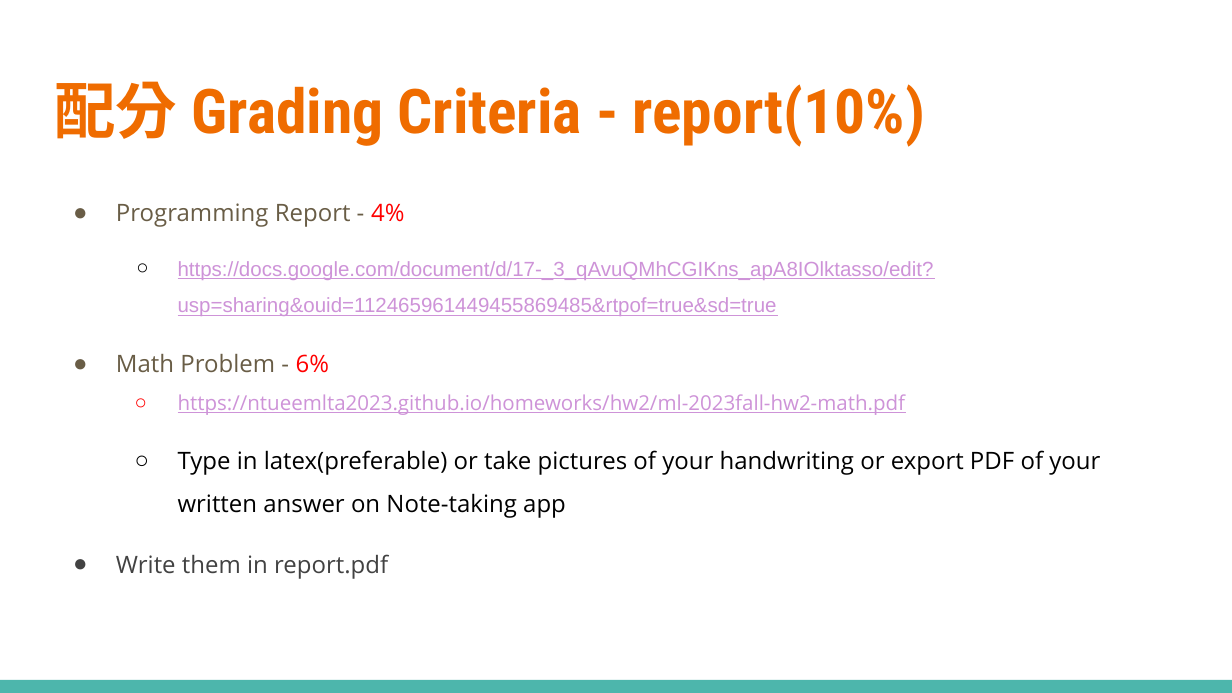
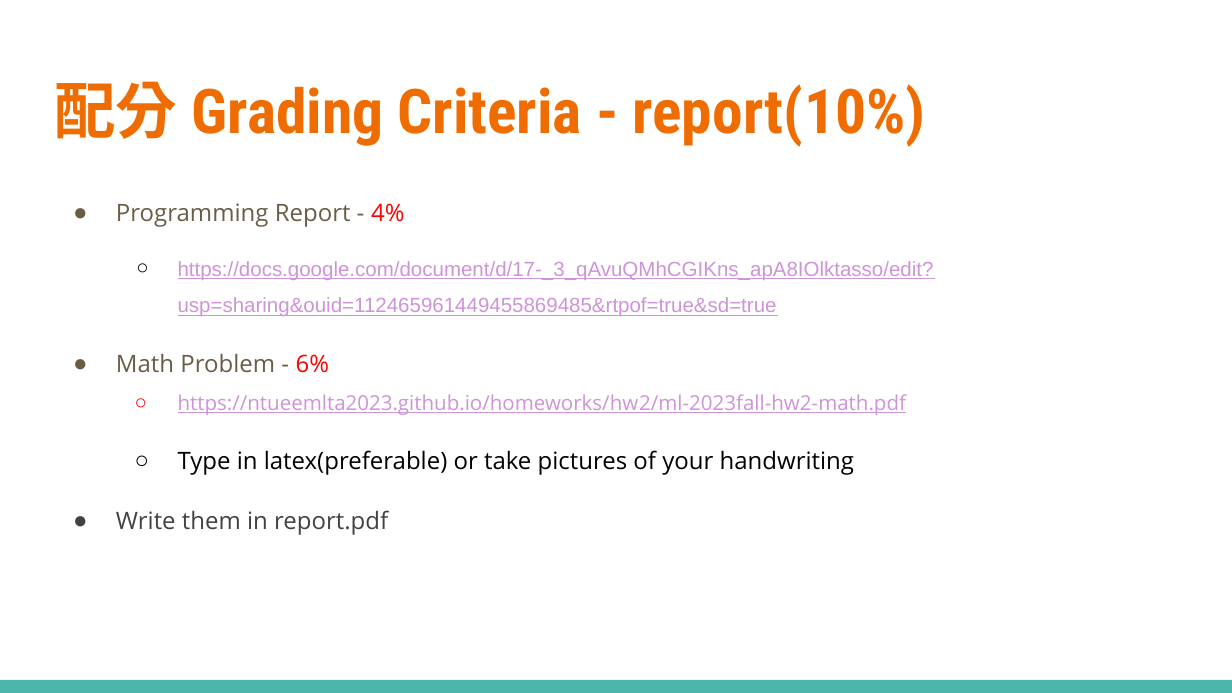
Before and after one commit to ntueemlta2023/ntueemlta2023.github.io, a slide deck: slide 9 of homeworks/hw2/ml-2023fall-hw2-slide.pptx. Drawn at 1232x693 pixels with LibreOffice and Linux fonts; fonts in the diff are those of the drawing. Boxes give left, top, right and bottom in pixels: in the first picture for what was removed or moved away, otherwise in the second. Text is boxed around its words. In the diff, an @@ line names an element or a change of style, - is before the commit and + after.

Commit message:
update slide ppt

```diff
--- a/homeworks/hw2/ml-2023fall-hw2-slide.pptx
+++ b/homeworks/hw2/ml-2023fall-hw2-slide.pptx
@@ text at [178, 450, 854, 475]: text changed @@
-  ○ Type in latex(preferable) or take pictures of your handwriting or export PDF of your written answer on Note-taking app
+  ○ Type in latex(preferable) or take pictures of your handwriting
```
Also in this commit, not shown: 1 other file.
